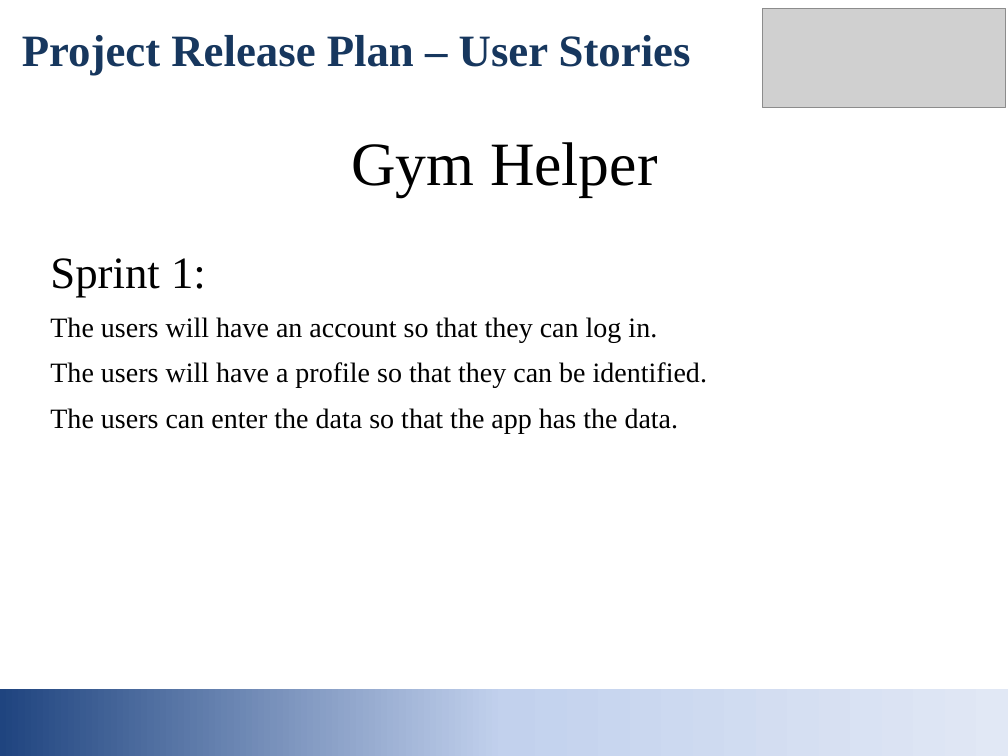
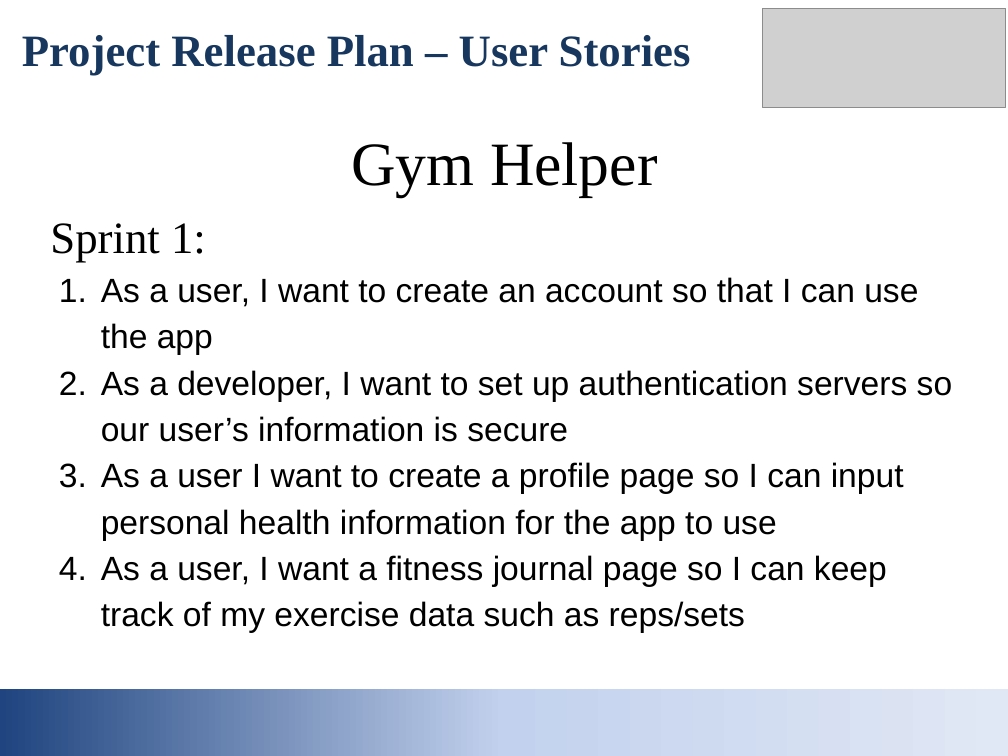
Before and after one commit to brraflor/gym-helper-115, a slide deck: slide 3 of Gymhelper presentation.pptx. Drawn at 1008x756 pixels with LibreOffice and Linux fonts; fonts in the diff are those of the drawing; grey boxes stand for pictures. Boxes give left, top, right and bottom in pixels: in the first picture for what was removed or moved away, otherwise in the second. Text is boxed around its words. In the diff, an @@ line names an element or a change of style, - is before the commit and + after.

```diff
--- a/Gymhelper presentation.pptx
+++ b/Gymhelper presentation.pptx
@@ text "Sprint 1:": place and size @@
-text "Sprint 1:" at [50,258,707,433]
+text "Sprint 1:" at [50,223,952,633]
@@ text at [101,277,952,633]: text changed; size 20 to 24 pt; font Times New Roman to Arial @@
-The users will have an account so that they can log in.
-The users will have a profile so that they can be identified.
-The users can enter the data so that the app has the data.
+1. As a user, I want to create an account so that I can use the app
+2. As a developer, I want to set up authentication servers so our user’s information is secure
+3. As a user I want to create a profile page so I can input personal health information for the app to use
+4. As a user, I want a fitness journal page so I can keep track of my exercise data such as reps/sets
```
Also in this commit, not shown: 3 other slides changed, 1 other file.
